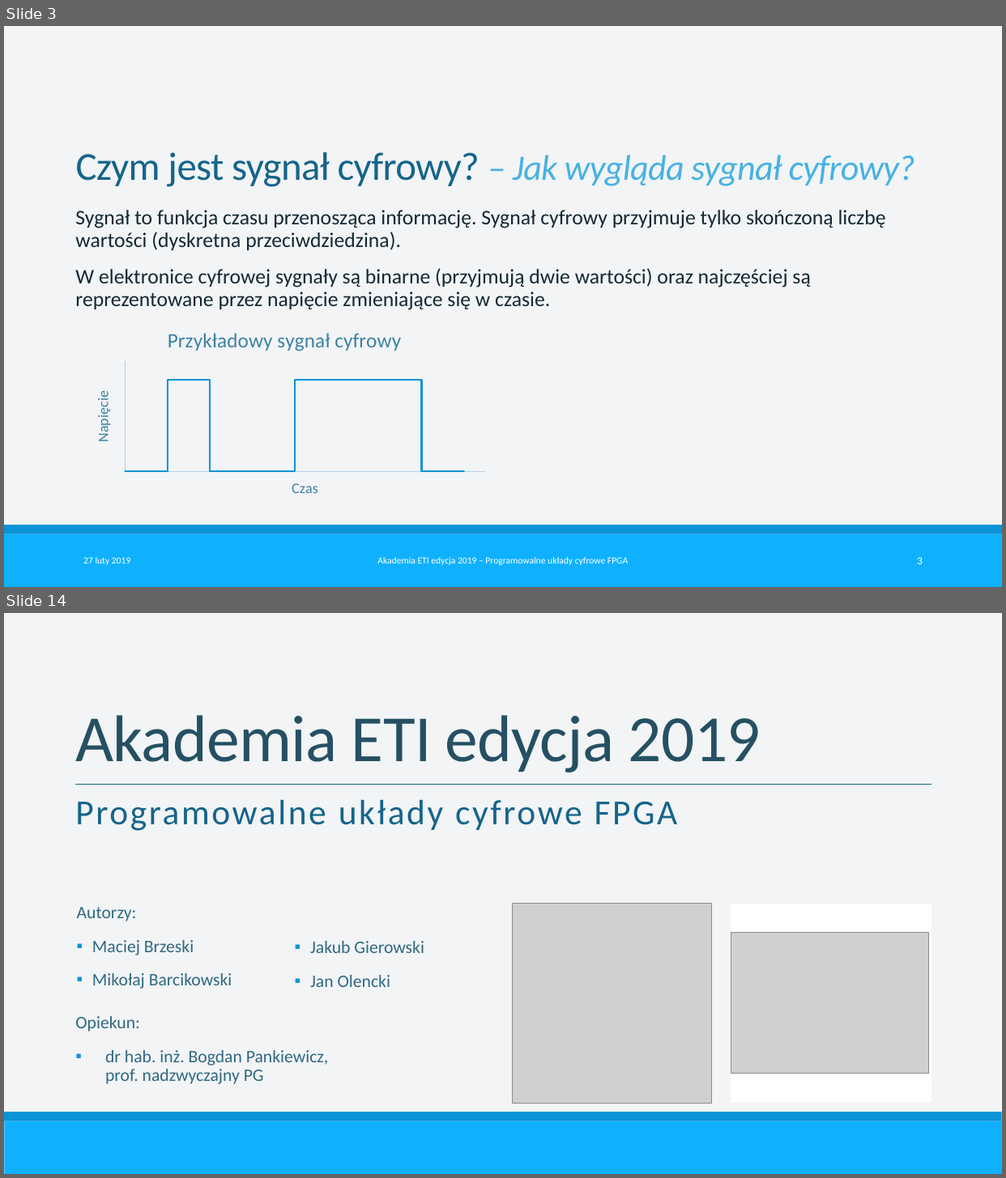
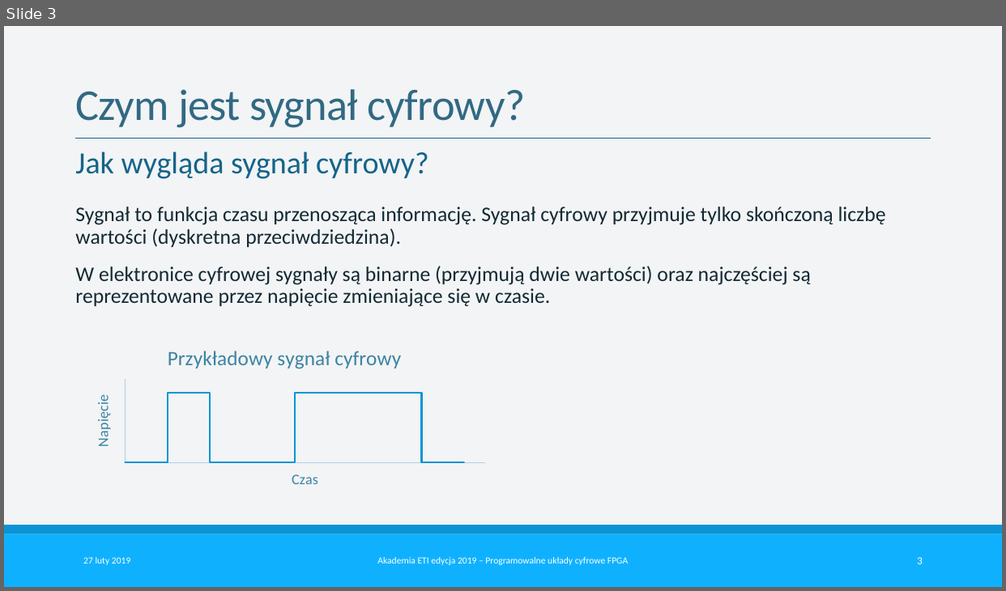
Before and after one commit to SKNCHIP/AkademiaETI_2019, a slide deck: Prezentacja/Prezentacja.pptx. Shown one above the other, each under a label of ours: slides 3 and 14 before the commit, slide 3 after it; the slides between them are not shown. The pictures are 1006x1178 and 1006x591 pixels, drawn with LibreOffice and Linux fonts; fonts in the diff are those of the drawing; grey boxes stand for pictures. Boxes give left, top, right and bottom in pixels: in the first picture for what was removed or moved away, otherwise in the second. Text is boxed around its words. In the diff, an @@ line names an element or a change of style, - is before the commit and + after.

Commit message:
Poprawiona grafika oraz tresci

```diff
--- a/Prezentacja/Prezentacja.pptx
+++ b/Prezentacja/Prezentacja.pptx
@@ slide 14 removed at [4,613,1002,1174], background #F2F4F5; not listed: 2 template elements that a slide beside it also shows @@
@@ title removed at [75,715,761,773] @@
-Akademia ETI edycja 2019
@@ line removed from (75, 784) to (931, 784) @@
@@ subtitle removed at [75,799,678,831] @@
-Programowalne układy cyfrowe FPGA
@@ picture removed at [513,903,712,1103] @@
@@ rectangle removed at [731,904,931,1102] @@
@@ text removed at [77,907,232,989] @@
-Autorzy:
-▪ Maciej Brzeski
-▪ Mikołaj Barcikowski
@@ text removed at [310,941,424,987] @@
-▪ Jakub Gierowski
-▪ Jan Olencki
@@ picture removed at [731,932,928,1073] @@
@@ text removed at [75,1016,329,1084] @@
-Opiekun:
-▪ dr hab. inż. Bogdan Pankiewicz,
-  prof. nadzwyczajny PG
@@ slide 3 changed as well @@
@@ title at [75,89,525,128]: text changed; size 32.4 to 40 pt; text colour #48B1E3 to #316983; italic off @@
-Czym jest sygnał cyfrowy? – Jak wygląda sygnał cyfrowy?
+Czym jest sygnał cyfrowy?
@@ line added from (75, 139) to (930, 139), #15648A 1 pt @@
@@ text added at [75,152,429,179], 28 pt, text #15648A @@
+Jak wygląda sygnał cyfrowy?
@@ text "Sygnał to funkcja czasu przenosząca ...": place and size @@
-text "Sygnał to funkcja czasu przenosząca ..." at [75,210,886,310]
+text "Sygnał to funkcja czasu przenosząca ..." at [75,207,886,307]
@@ scatter lines chart: place and size @@
-scatter lines chart at [75,316,493,515]
+scatter lines chart at [75,335,493,507]
```
Also in this commit, not shown: 12 other slides changed, 1 slide added, 1 other file.
